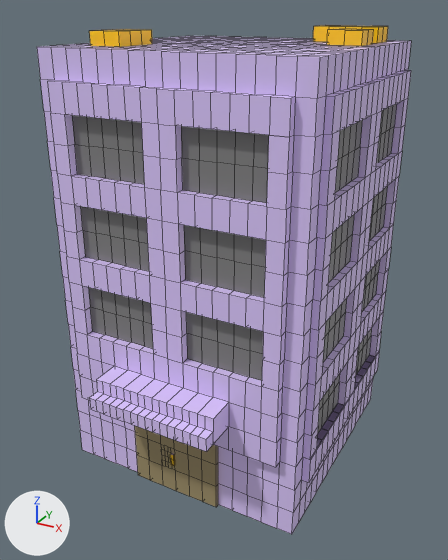
What one commit did to the FBX model Bird Gang/Assets/MayaMesh/darkBlueTowerBlock.fbx.
Both versions are drawn from a 50 mm lens placed at (16.1, -25.7, 11.4), pointed at (2.8, -1.4, -0.7). Every picture has the same lights, and +X, +Y and +Z are marked at lower left. Mesh edges are drawn as thin lines. Where no turn or scale is listed for an object, it has been applied to the vertices. Vertices at the same position are counted once.

The first picture shows 'purpleTowerBlock'.
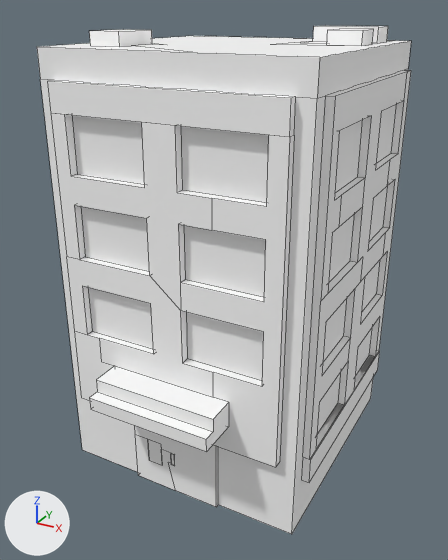
Where the newer file only moved an object's origin or applied its transform, the numbers keep the older frame.

Pixel boxes (x1, y1, x2, y2) of what changed, in the pictures (448 x 560 px):
'purpleTowerBlock', recoloured, surface changed, reshaped (purple to grey)
    both: (37, 25, 411, 534)
part 1 of me_mesh, deleted (purple)
    before: (39, 25, 411, 534)

What the commit changed:
Material 'towerWindows' (mat_towerwindows) changes colour from grey #828282 to white #ffffff; in linear values from (0.224, 0.224, 0.224) to (1.0, 1.0, 1.0).
Material 'purpleTowerBlock1' (mat_purpletowerblock1) changes colour from purple #dfcaff to white #ffffff; in linear values from (0.738, 0.593, 1.0) to (1.0, 1.0, 1.0).
Material 'towerTopParts' (mat_towertopparts) changes colour from yellow #ffc800 to white #ffffff; in linear values from (1.0, 0.576, 0.0) to (1.0, 1.0, 1.0).
Material 'brownDoor' (mat_browndoor) changes colour from beige #a1926b to white #ffffff; in linear values from (0.358, 0.286, 0.147) to (1.0, 1.0, 1.0).
In material 'doorHandle' (mat_doorhandle), metallic goes from 0.311 to 0.0.
Material 'doorHandle' (mat_doorhandle) changes colour from yellow #ffc800 to white #ffffff; in linear values from (1.0, 0.576, 0.0) to (1.0, 1.0, 1.0).
In material 'doorHandle' (mat_doorhandle), roughness goes from 0.4 to 0.553.
me_mesh is used by ob_purpletowerblock; location (2.75, 0.0, 0.0).
me_mesh had 2432 vertices, 2415 faces and spanned x -6.4..6.4, y -8.3..6.4, z -10.0..10.7.
me_mesh now has 544 vertices, 254 faces and spans x -6.4..6.4, y -8.3..6.4, z -10.0..10.7.
me_mesh part 1: 1888 vertices removed from x -6.4..6.4, y -8.3..6.4, z -10.0..10.7.
